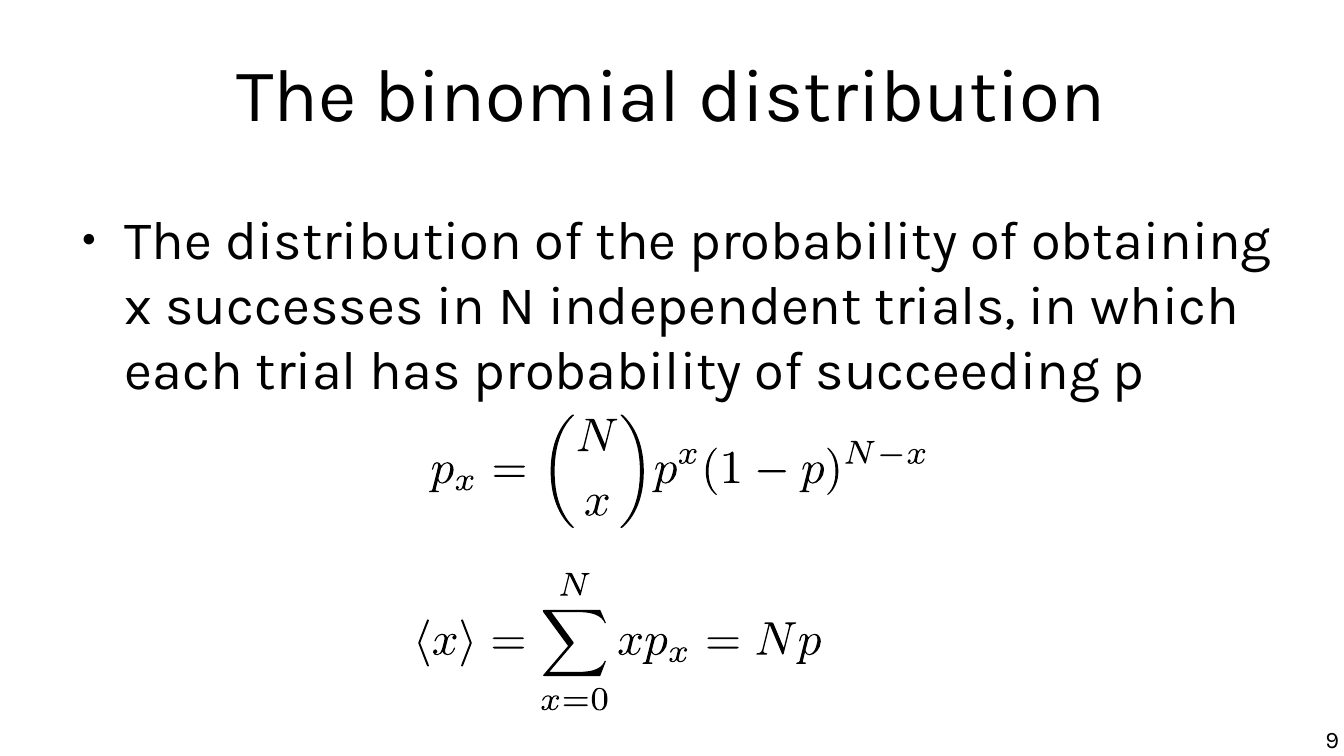
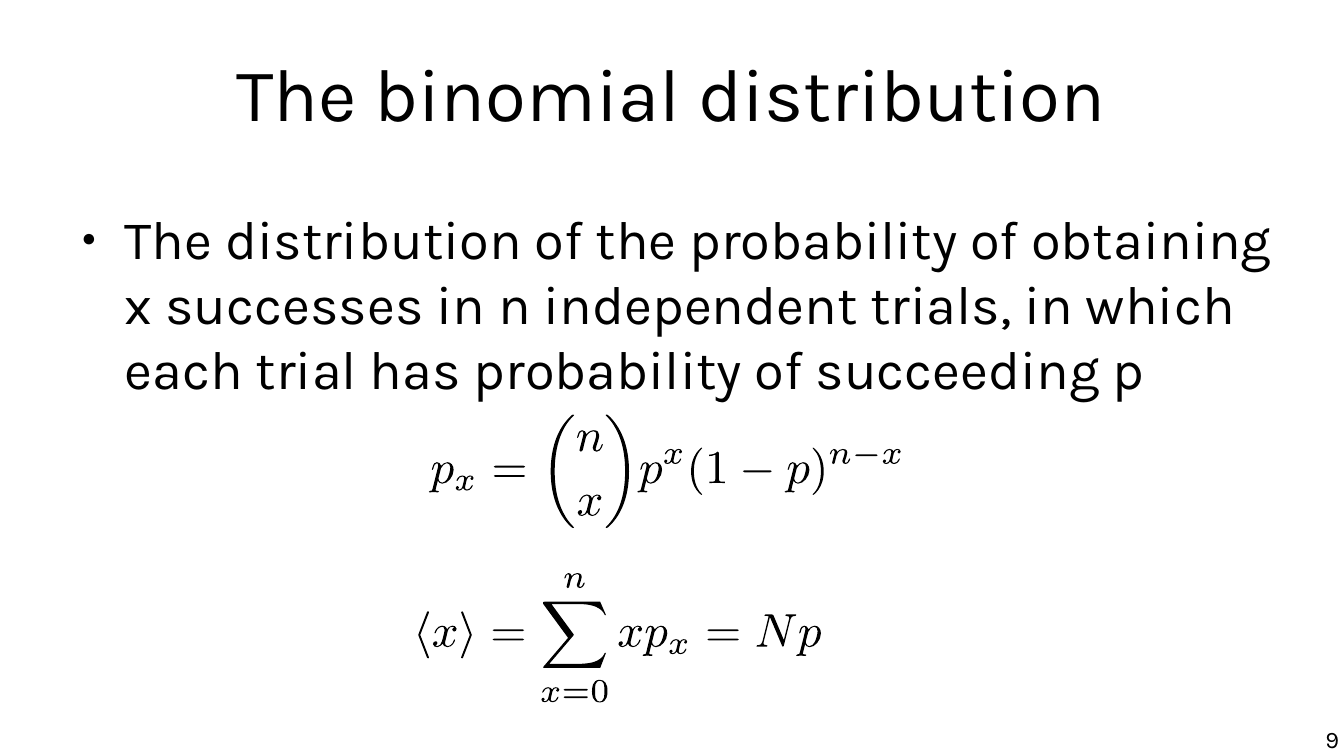
Before and after one commit to chatox/networks-science-course, a slide deck: slide 9 of theory/tt03_random_networks.odp. Drawn at 1344x756 pixels with LibreOffice and Linux fonts; fonts in the diff are those of the drawing. Boxes give left, top, right and bottom in pixels: in the first picture for what was removed or moved away, otherwise in the second. Text is boxed around its words. In the diff, an @@ line names an element or a change of style, - is before the commit and + after.

```diff
--- a/theory/tt03_random_networks.odp
+++ b/theory/tt03_random_networks.odp
@@ text at (x1=125, y1=221, x2=1271, y2=403): text changed @@
-● The distribution of the probability of obtaining x successes in N independent trials, in which each trial has probability of succeeding p
+● The distribution of the probability of obtaining x successes in n independent trials, in which each trial has probability of succeeding p
@@ freeform shape resized from (x1=578, y1=418, x2=618, y2=451) to (x1=577, y1=431, x2=602, y2=452) @@
@@ freeform shape resized from (x1=845, y1=441, x2=874, y2=465) to (x1=831, y1=449, x2=851, y2=463) @@
@@ freeform shape moved from (x1=907, y1=449, x2=926, y2=463) to (x1=883, y1=449, x2=901, y2=463) @@
@@ 8 freeform shapes moved together from (x1=621, y1=415, x2=838, y2=528) to (x1=606, y1=415, x2=823, y2=528) @@
@@ freeform shape moved from (x1=881, y1=455, x2=903, y2=456) to (x1=855, y1=455, x2=877, y2=456) @@
@@ freeform shape moved from (x1=585, y1=495, x2=609, y2=517) to (x1=578, y1=495, x2=601, y2=517) @@
@@ freeform shape resized from (x1=413, y1=573, x2=822, y2=710) to (x1=413, y1=573, x2=822, y2=701) @@
@@ freeform shape resized from (x1=560, y1=573, x2=589, y2=596) to (x1=565, y1=573, x2=585, y2=588) @@
@@ freeform shape moved from (x1=756, y1=622, x2=796, y2=655) to (x1=756, y1=615, x2=796, y2=648) @@
@@ 12 freeform shapes moved together from (x1=418, y1=610, x2=821, y2=711) to (x1=418, y1=601, x2=821, y2=702) @@
@@ freeform shape moved from (x1=542, y1=695, x2=560, y2=710) to (x1=542, y1=688, x2=560, y2=702) @@
```
Also in this commit, not shown: 14 other slides changed, 1 slide added, 4 other files.
